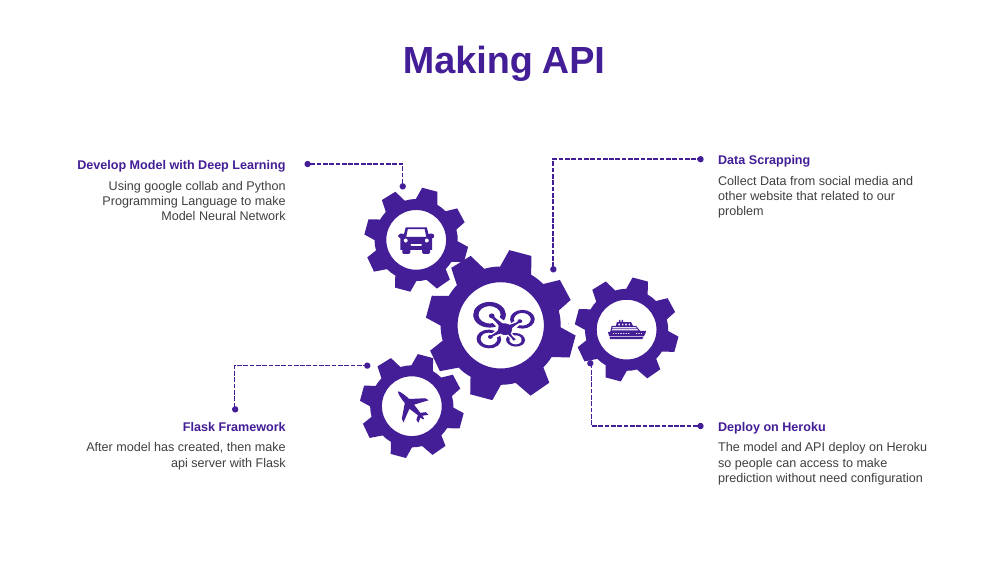
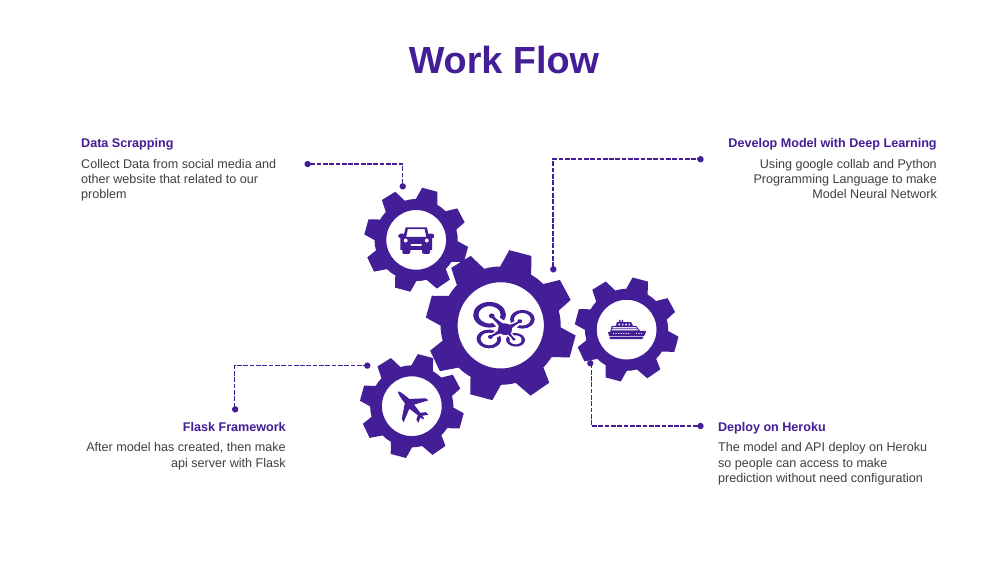
Before and after one commit to ds-dti/DS01_01_Social-Media-Suicide-Indication-Detection, a slide deck: slide 9 of PPT v2 (1).pptx (slide 10 before the commit). Drawn at 1008x567 pixels with LibreOffice and Linux fonts; fonts in the diff are those of the drawing. Boxes give left, top, right and bottom in pixels: in the first picture for what was removed or moved away, otherwise in the second. Text is boxed around its words. In the diff, an @@ line names an element or a change of style, - is before the commit and + after.

```diff
--- a/PPT v2 (1).pptx
+++ b/PPT v2 (1).pptx
@@ text at <box>409,45,599,74</box>: text changed @@
-Making API
+Work Flow
@@ text "Data Scrapping": place and size @@
-text "Data Scrapping" at <box>718,155,810,167</box>
+text "Data Scrapping" at <box>81,138,173,150</box>
@@ text "Develop Model with Deep Learning": place and size @@
-text "Develop Model with Deep Learning" at <box>77,160,285,172</box>
+text "Develop Model with Deep Learning" at <box>728,138,937,150</box>
@@ text "Collect Data from social media ...": place and size @@
-text "Collect Data from social media ..." at <box>718,176,913,218</box>
+text "Collect Data from social media ..." at <box>81,159,276,201</box>
@@ text "Using google collab and Python ...": place and size @@
-text "Using google collab and Python ..." at <box>102,181,286,220</box>
+text "Using google collab and Python ..." at <box>754,159,937,198</box>
```
Also in this commit, not shown: 7 other slides changed, 1 slide removed.
